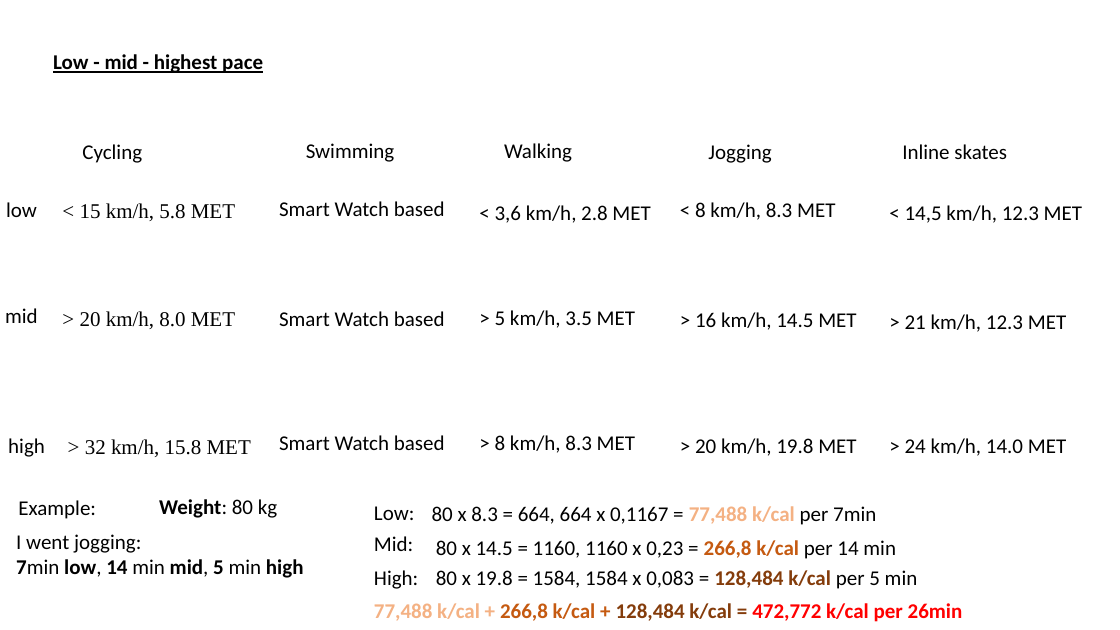
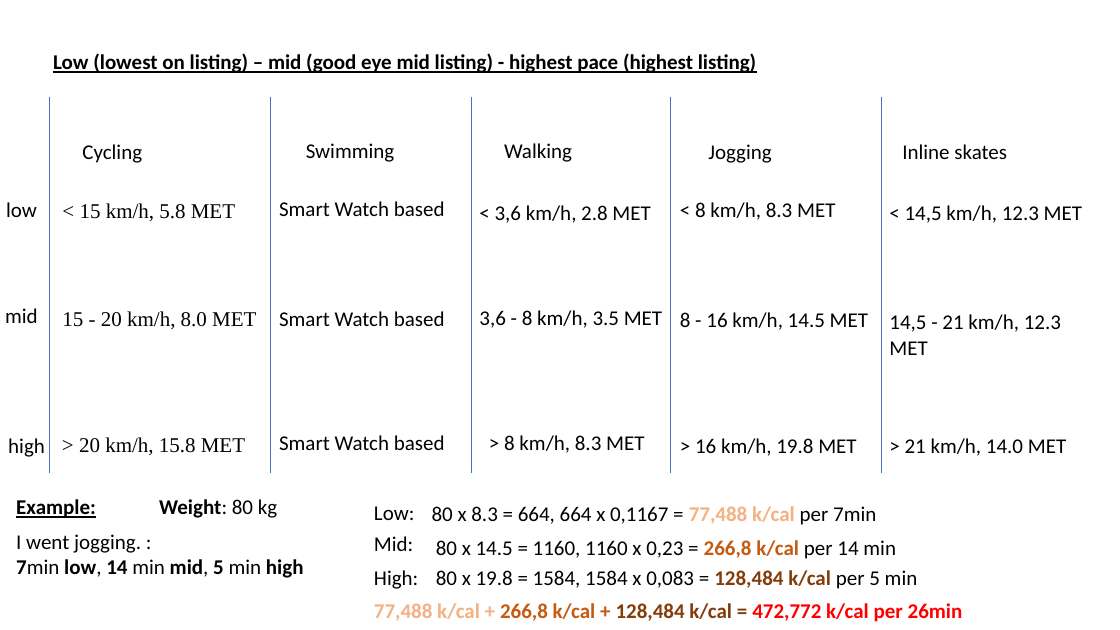
Before and after one commit to bennewehn/WorkFit, a slide deck: slide 2 of data/calculation for kcal per activity.pptx. Drawn at 1120x630 pixels with LibreOffice and Linux fonts; fonts in the diff are those of the drawing. Boxes give left, top, right and bottom in pixels: in the first picture for what was removed or moved away, otherwise in the second. Text is boxed around its words. In the diff, an @@ line names an element or a change of style, - is before the commit and + after.

```diff
--- a/data/calculation for kcal per activity.pptx
+++ b/data/calculation for kcal per activity.pptx
@@ text at [53,53,756,73]: text changed @@
-Low - mid - highest pace
+Low (lowest on listing) – mid (good eye mid listing) - highest pace (highest listing)
@@ line added from (49, 97) to (49, 473), #4472C4 0.5 pt @@
@@ line added from (271, 97) to (271, 473), #4472C4 0.5 pt @@
@@ line added from (471, 97) to (471, 473), #4472C4 0.5 pt @@
@@ line added from (670, 97) to (670, 473), #4472C4 0.5 pt @@
@@ line added from (881, 97) to (881, 473), #4472C4 0.5 pt @@
@@ text at [62,311,256,329]: text changed @@
-> 20 km/h, 8.0 MET
+15 - 20 km/h, 8.0 MET
@@ text at [479,310,662,328]: text changed @@
-> 5 km/h, 3.5 MET
+3,6 - 8 km/h, 3.5 MET
@@ text at [680,312,868,330]: text changed @@
-> 16 km/h, 14.5 MET
+8 - 16 km/h, 14.5 MET
@@ text at [889,314,1061,355]: text changed @@
-> 21 km/h, 12.3 MET
+14,5 - 21 km/h, 12.3 MET
@@ text at [79,437,245,455]: text changed @@
-> 32 km/h, 15.8 MET
+> 20 km/h, 15.8 MET
@@ text "> 8 km/h, 8.3 MET": place and size @@
-text "> 8 km/h, 8.3 MET" at [495,435,635,453]
+text "> 8 km/h, 8.3 MET" at [504,435,644,453]
@@ text at [695,438,856,456]: text changed @@
-> 20 km/h, 19.8 MET
+> 16 km/h, 19.8 MET
@@ text at [905,438,1066,456]: text changed @@
-> 24 km/h, 14.0 MET
+> 21 km/h, 14.0 MET
@@ text "Example:" at [16,499,96,518]: bold on, underline on @@
@@ text at [16,534,141,553]: text changed @@
-I went jogging:
+I went jogging. :
```
Also in this commit, not shown: 1 other slide changed, 2 other files.
